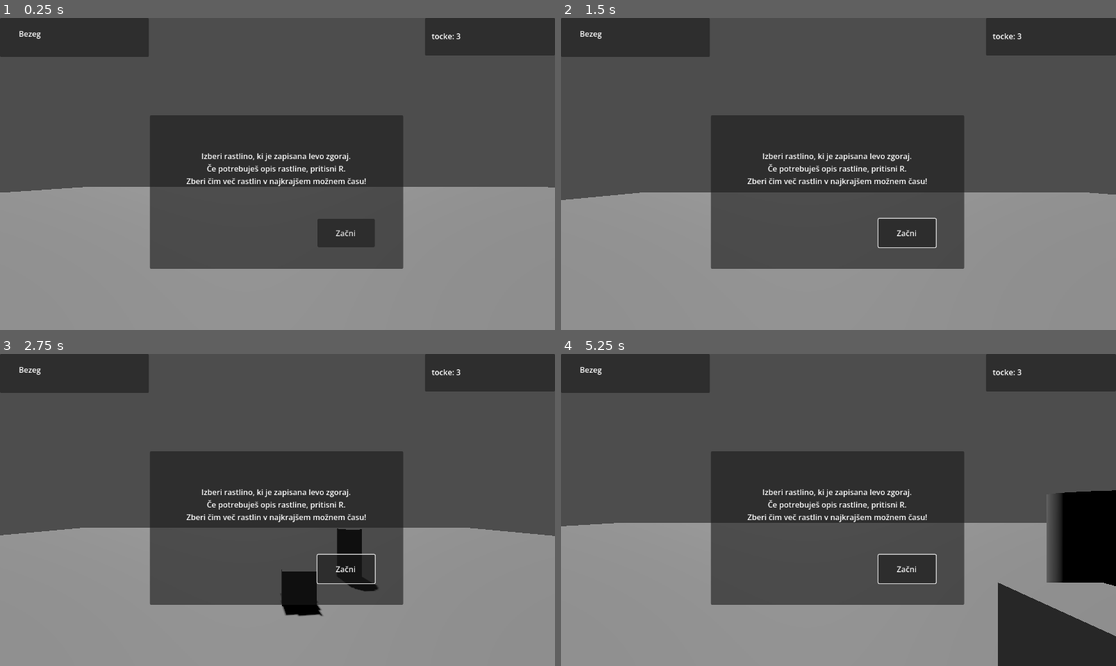
Above: before the commit, frames 1-4 (two rows, left to right).
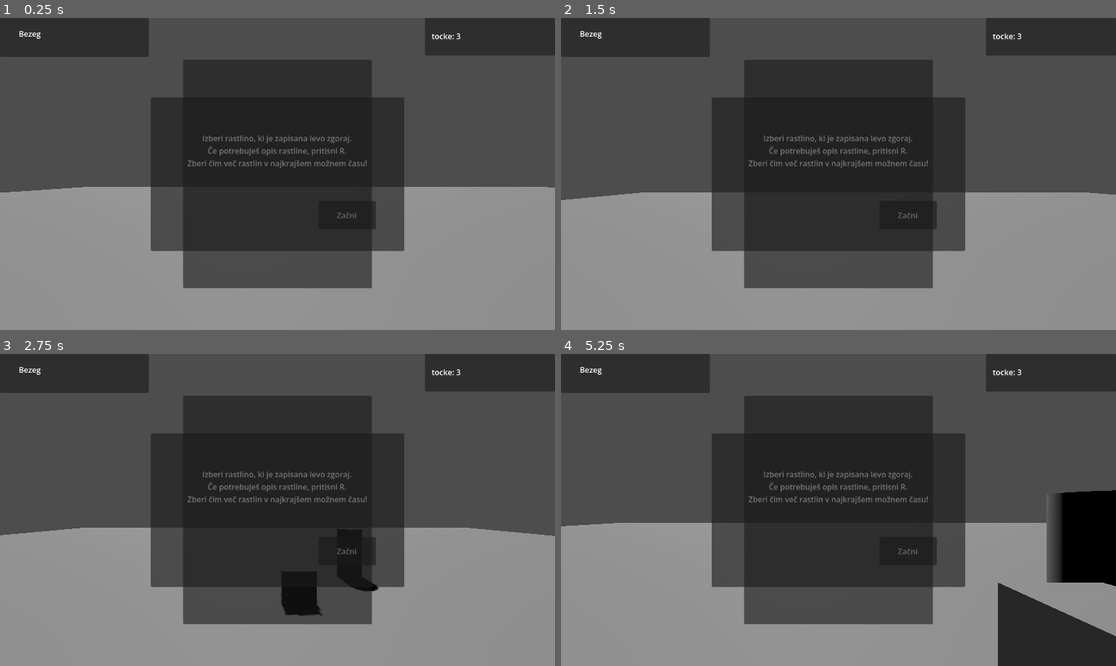
Above: after the commit, the same moments.

Repository: nezazopo/Floris
Game: Godot game, scene res://scenes/main.tscn
Two runs of this game, one before a commit and one after it. Both use one fixed random seed, a clock stepped at 60 frames per second and the inputs below.
Inputs (mouse positions are in pixels of both pictures, inside the frame that each line leads up to):
- Up to frame 1 (0.25 s): no input
- Up to frame 2 (1.5 s): click "Začni" at 0.5 s; tap Enter (ui_accept) at 1.25 s; move the mouse to (960, 158) at 1.27 s; hold Right (ui_right) from 1.28 s (still down); click (960, 158) at 1.42 s
- Up to frame 3 (2.75 s): tap Enter (ui_accept) at 1.52, 2.27 s; move the mouse to (166, 525) at 2.02 s; release Right (ui_right) at 2.03 s; hold Down (ui_down) from 2.03 s (still down)
- Up to frame 4 (5.25 s): move the mouse to (894, 441) at 2.77 s; release Down (ui_down) at 2.78 s; hold Right (ui_right) 2.78-3.53 s; move the mouse to (810, 572) at 3.52 s; hold Up (ui_up) 3.53-4.28 s; click (810, 572) at 3.67 s; tap Enter (ui_accept) at 3.77, 4.52 s; move the mouse to (1005, 556) at 4.27 s; hold Left (ui_left) from 4.28 s (still down); move the mouse to (672, 463) at 5.02 s

The runs differ from the first frame. In frame 1, 17% of the frame differs, in the area x 27-73%, y 13-87%; in frame 2, 17%; in frame 3, 16%; in frame 4, 17%.

Commit message:
PanelRastlina

Diff:
--- a/igra/scenes/main.tscn
+++ b/igra/scenes/main.tscn
@@ -46,15 +46,59 @@
 [node name="Timer" type="Timer" parent="." unique_id=191509279]
 
 [node name="PanelKonec" parent="." unique_id=1978548227 instance=ExtResource("8_tipki")]
-offset_left = 343.0
-offset_top = 113.0
-offset_right = 770.0
-offset_bottom = 529.0
+anchors_preset = 8
+anchor_left = 0.5
+anchor_top = 0.5
+anchor_right = 0.5
+anchor_bottom = 0.5
+offset_left = -213.5
+offset_top = -208.0
+offset_right = 213.5
+offset_bottom = 208.0
+grow_horizontal = 2
+grow_vertical = 2
+size_flags_horizontal = 4
 
 [node name="ProtoController" parent="." unique_id=974561663 instance=ExtResource("8_85g3d")]
 transform = Transform3D(1, 0, 0, 0, 1, 0, 0, 0, 1, -4.87365, -0.015081942, 0.44604683)
 
 [node name="PanelUvod" parent="." unique_id=1966509095 instance=ExtResource("9_85g3d")]
+offset_left = -263.0
+offset_top = -159.5
+offset_right = 263.0
+offset_bottom = 159.5
+size_flags_vertical = 4
+
+[node name="Panel" type="Panel" parent="." unique_id=1901042987]
+anchors_preset = 8
+anchor_left = 0.5
+anchor_top = 0.5
+anchor_right = 0.5
+anchor_bottom = 0.5
+offset_left = -196.0
+offset_top = -237.0
+offset_right = 196.0
+offset_bottom = 237.0
+grow_horizontal = 2
+grow_vertical = 2
+size_flags_horizontal = 4
+
+[node name="Label" type="Label" parent="Panel" unique_id=1695216502]
+layout_mode = 1
+anchors_preset = 8
+anchor_left = 0.5
+anchor_top = 0.5
+anchor_right = 0.5
+anchor_bottom = 0.5
+offset_left = -167.0
+offset_top = -219.0
+offset_right = 167.0
+offset_bottom = 219.0
+grow_horizontal = 2
+grow_vertical = 2
+horizontal_alignment = 1
+
+[connection signal="pressed" from="PanelUvod/ButtonUvodGo" to="PanelUvod" method="_on_button_uvod_go_pressed"]
 
 [editable path="Bezeg"]
 [editable path="Cemaz"]
--- a/igra/scripts/bezeg.gd
+++ b/igra/scripts/bezeg.gd
@@ -1,5 +1,5 @@
 extends "res://scripts/rastlina.gd"
 
 # Called every frame. 'delta' is the elapsed time since the previous frame.
-func _process(delta: float) -> void:
+func _process(_delta: float) -> void:
 	pass
--- a/igra/scripts/panel_uvod.gd
+++ b/igra/scripts/panel_uvod.gd
@@ -9,3 +9,7 @@
 # Called every frame. 'delta' is the elapsed time since the previous frame.
 func _process(delta: float) -> void:
 	pass
+
+
+func _on_button_uvod_go_pressed() -> void:
+	self.visible = false
Not shown, changed: igra/addons/proto_controller/proto_controller.gd
